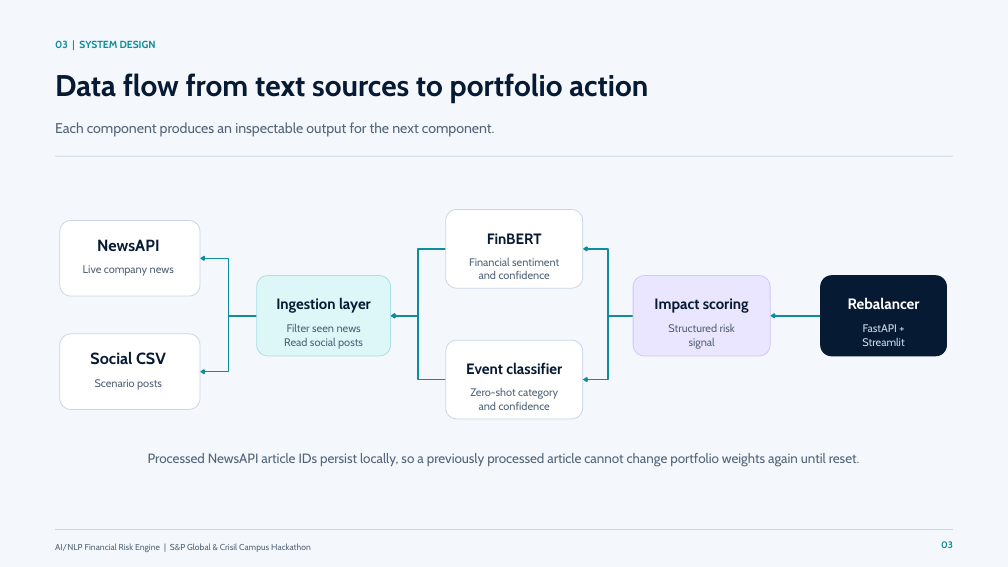
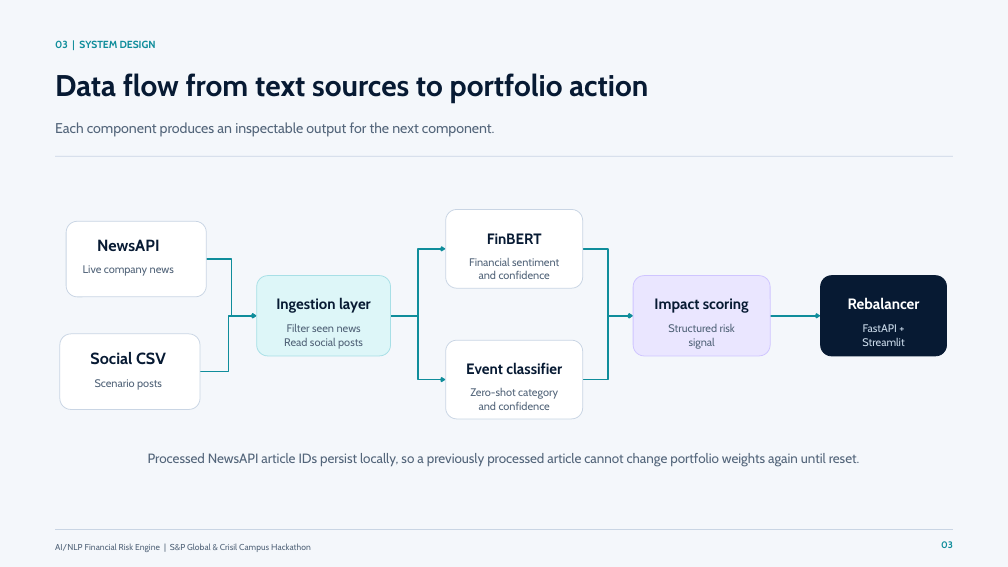
Before and after one commit to dakshesh0072/BITS_Goa-Dakshesh-hackathon, a slide deck: slide 3 of docs/presentation/AI_NLP_Financial_Risk_Engine_Hackathon_Deck.pptx. Drawn at 1008x567 pixels with LibreOffice and Linux fonts; fonts in the diff are those of the drawing. Boxes give left, top, right and bottom in pixels: in the first picture for what was removed or moved away, otherwise in the second. Text is boxed around its words. In the diff, an @@ line names an element or a change of style, - is before the commit and + after.

Commit message:
Updated presentation deck

```diff
--- a/docs/presentation/AI_NLP_Financial_Risk_Engine_Hackathon_Deck.pptx
+++ b/docs/presentation/AI_NLP_Financial_Risk_Engine_Hackathon_Deck.pptx
@@ rounded rectangle: place and size @@
-rounded rectangle at (60,221,200,296)
+rounded rectangle at (67,222,206,297)
@@ elbow arrow moved from (200, 259) - (257, 316) to (206, 259) - (257, 316) @@
@@ elbow arrow (206, 259) - (257, 316): arrowheads changed @@
@@ elbow arrow (391, 316) - (446, 249): arrowheads changed @@
@@ elbow arrow (583, 249) - (634, 316): arrowheads changed @@
@@ elbow arrow (200, 372) - (257, 316): arrowheads changed @@
@@ elbow arrow (391, 316) - (446, 380): arrowheads changed @@
@@ elbow arrow (583, 380) - (634, 316): arrowheads changed @@
@@ arrow (771, 316) - (820, 316): arrowheads changed @@
```
